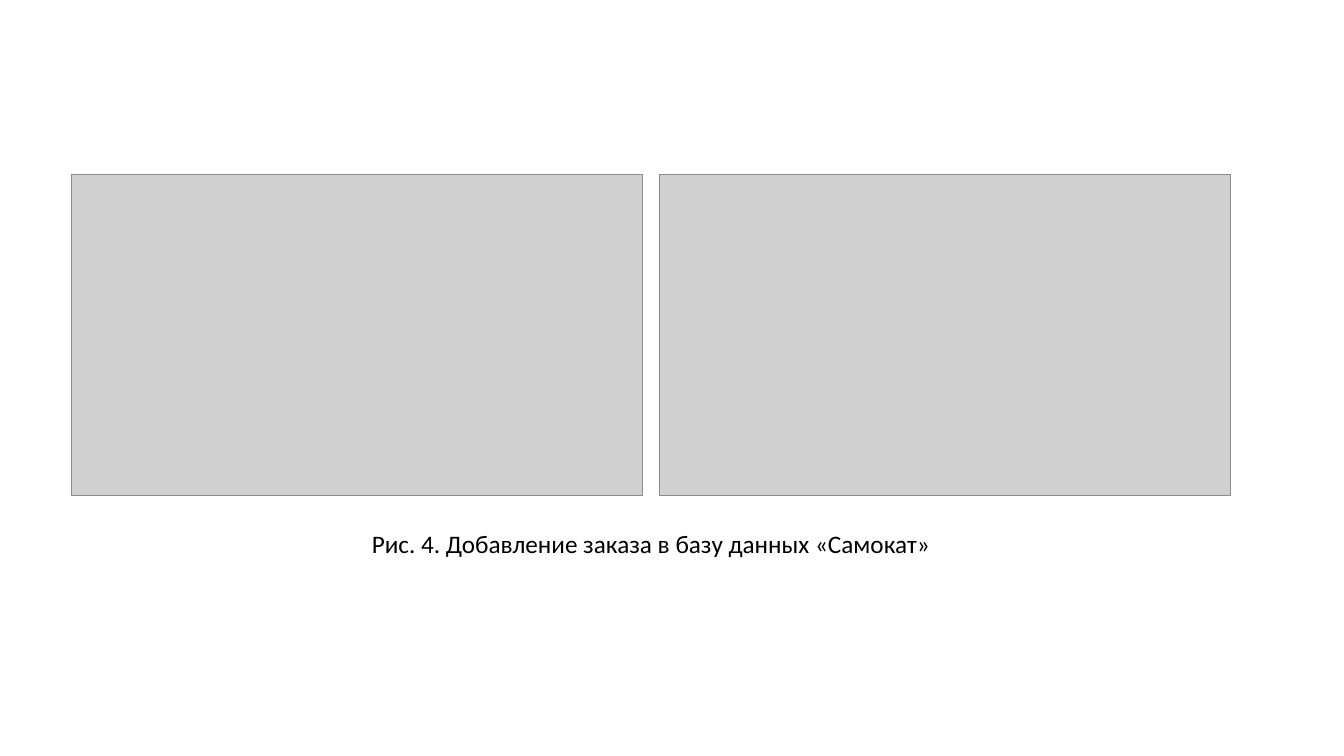
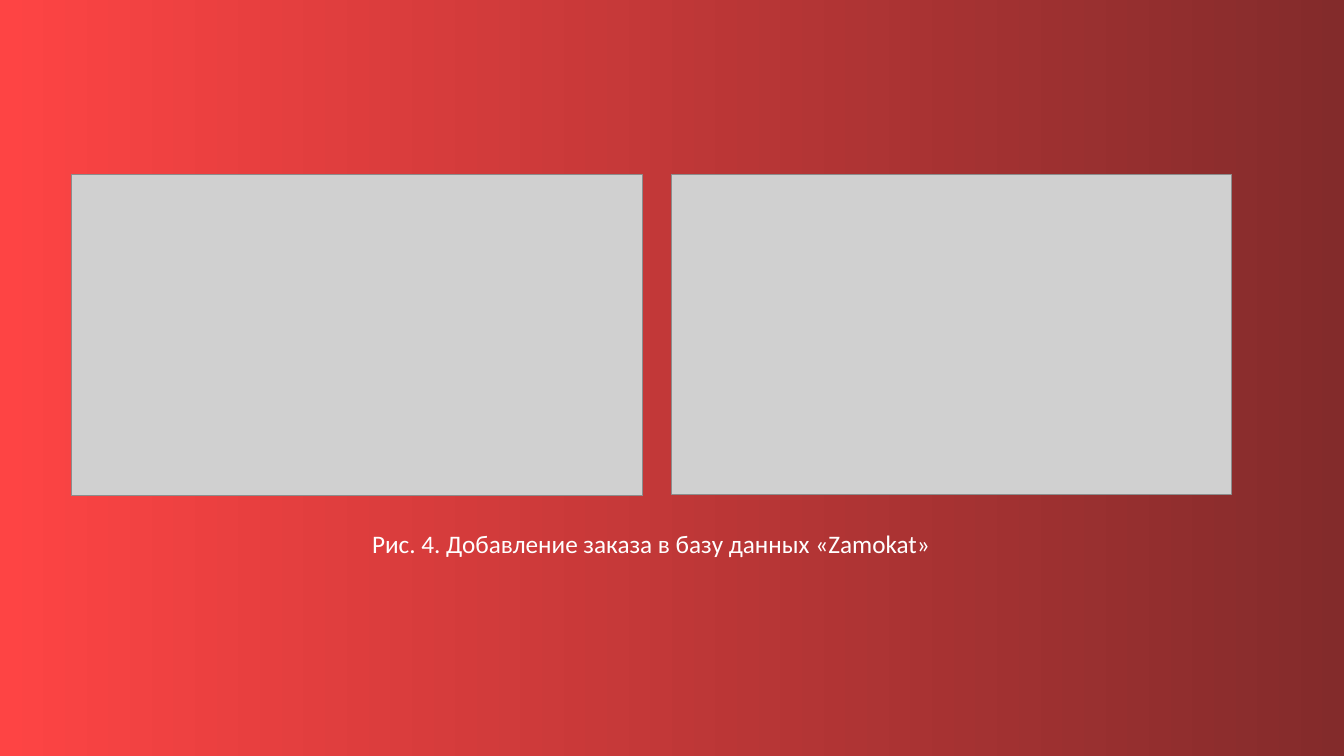
Before and after one commit to artemnaplavkov/Samokat_Website, a slide deck: slide 9 of Проект самокат bruh.pptx. Drawn at 1344x756 pixels with LibreOffice and Linux fonts; fonts in the diff are those of the drawing; grey boxes stand for pictures. Boxes give left, top, right and bottom in pixels: in the first picture for what was removed or moved away, otherwise in the second. Text is boxed around its words. In the diff, an @@ line names an element or a change of style, - is before the commit and + after.

```diff
--- a/Проект самокат bruh.pptx
+++ b/Проект самокат bruh.pptx
@@ background #FFFFFF to gradient #FE4444 to #832B2B @@
@@ picture: place and size @@
-picture at bbox=[659, 174, 1231, 496]
+picture at bbox=[673, 174, 1232, 494]
@@ text at bbox=[372, 535, 930, 557]: text changed; text colour #000000 to #FFFFFF @@
-Рис. 4. Добавление заказа в базу данных «Самокат»
+Рис. 4. Добавление заказа в базу данных «Zamokat»
```
Also in this commit, not shown: 11 other slides changed.
